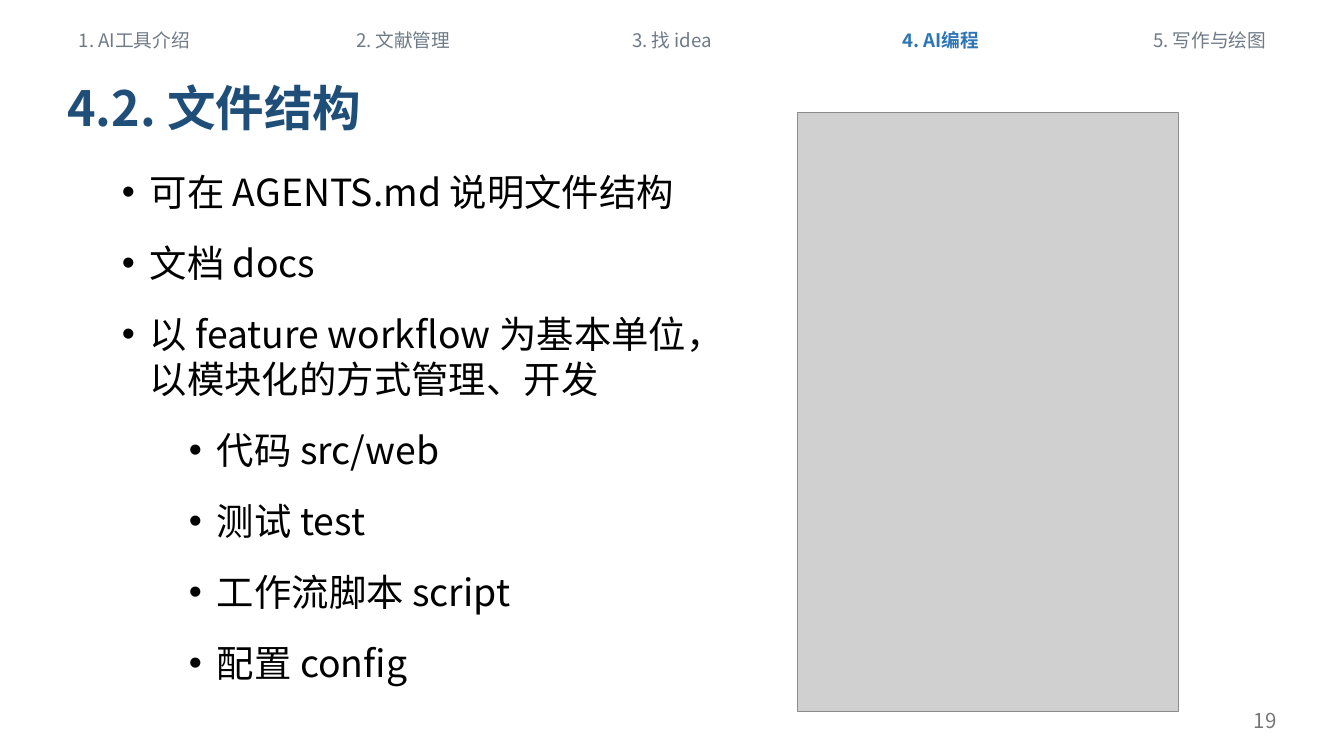
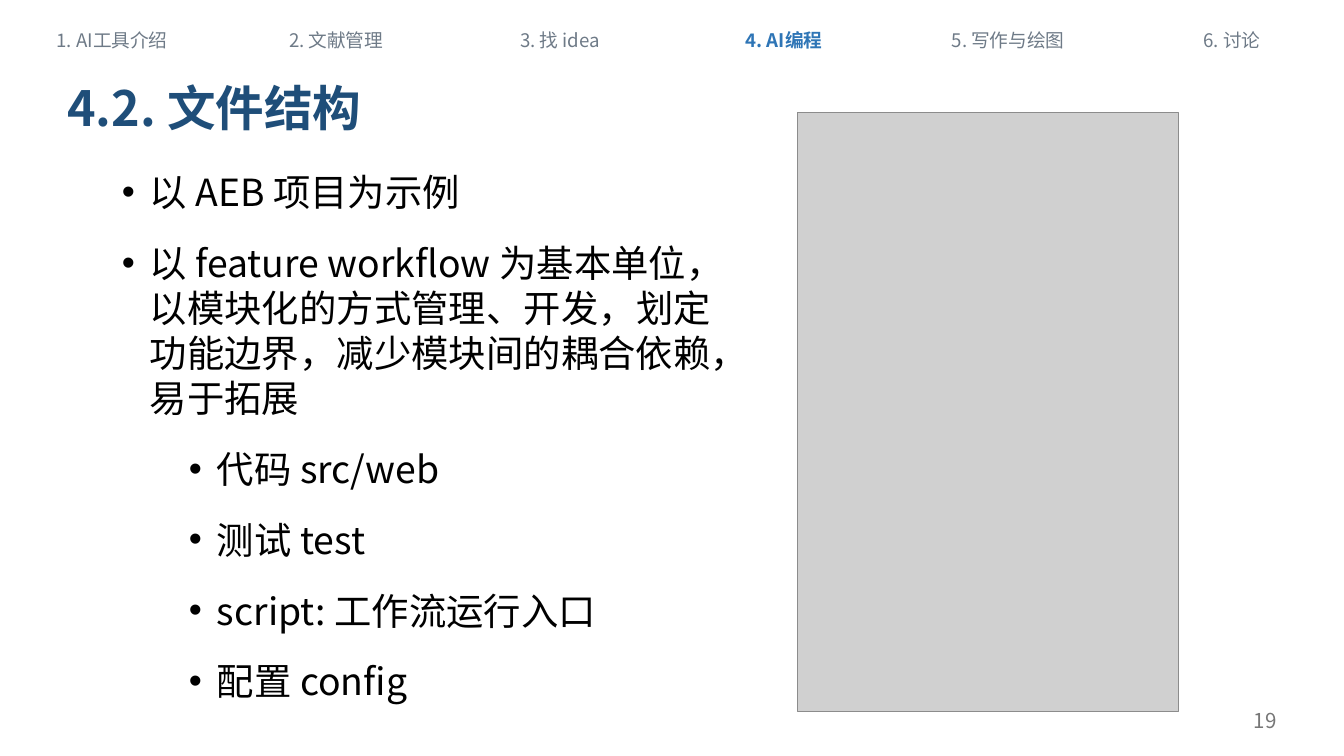
Before and after one commit to sicilyala/ai_sharing, a slide deck: slide 19 of docs/ai-workflow-sharing-v1.pptx. Drawn at 1344x756 pixels with LibreOffice and Linux fonts; fonts in the diff are those of the drawing; grey boxes stand for pictures. Boxes give left, top, right and bottom in pixels: in the first picture for what was removed or moved away, otherwise in the second. Text is boxed around its words. In the diff, an @@ line names an element or a change of style, - is before the commit and + after.

```diff
--- a/docs/ai-workflow-sharing-v1.pptx
+++ b/docs/ai-workflow-sharing-v1.pptx
@@ text "1. AI工具介绍": place and size @@
-text "1. AI工具介绍" at [79,31,190,49]
+text "1. AI工具介绍" at [57,31,167,49]
@@ text "2. 文献管理": place and size @@
-text "2. 文献管理" at [356,31,450,49]
+text "2. 文献管理" at [289,31,383,49]
@@ text "3. 找 idea": place and size @@
-text "3. 找 idea" at [632,31,712,49]
+text "3. 找 idea" at [520,31,600,49]
@@ text "4. AI编程": place and size @@
-text "4. AI编程" at [903,31,979,49]
+text "4. AI编程" at [746,31,822,49]
@@ text "5. 写作与绘图": place and size @@
-text "5. 写作与绘图" at [1153,31,1266,49]
+text "5. 写作与绘图" at [952,31,1064,49]
@@ text added at [1204,31,1260,48], 10 pt, text #6E7A87 @@
+6. 讨论
@@ text at [150,174,748,415]: text changed @@
-• 可在 AGENTS.md 说明文件结构
-• 文档 docs
-• 以 feature workflow 为基本单位，以模块化的方式管理、开发
+• 以 AEB 项目为示例
+• 以 feature workflow 为基本单位，以模块化的方式管理、开发，划定功能边界，减少模块间的耦合依赖，易于拓展
@@ text at [217,593,596,634]: text changed @@
-  • 工作流脚本 script
+  • script: 工作流运行入口
```
Also in this commit, not shown: 23 other slides changed, 1 slide added, 47 other files.
